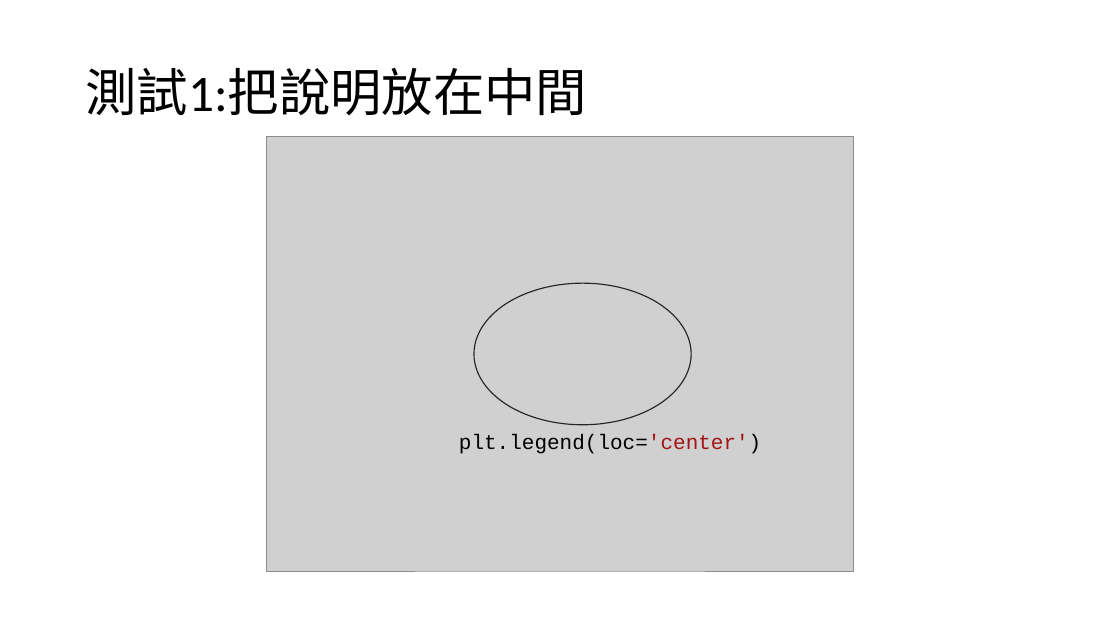
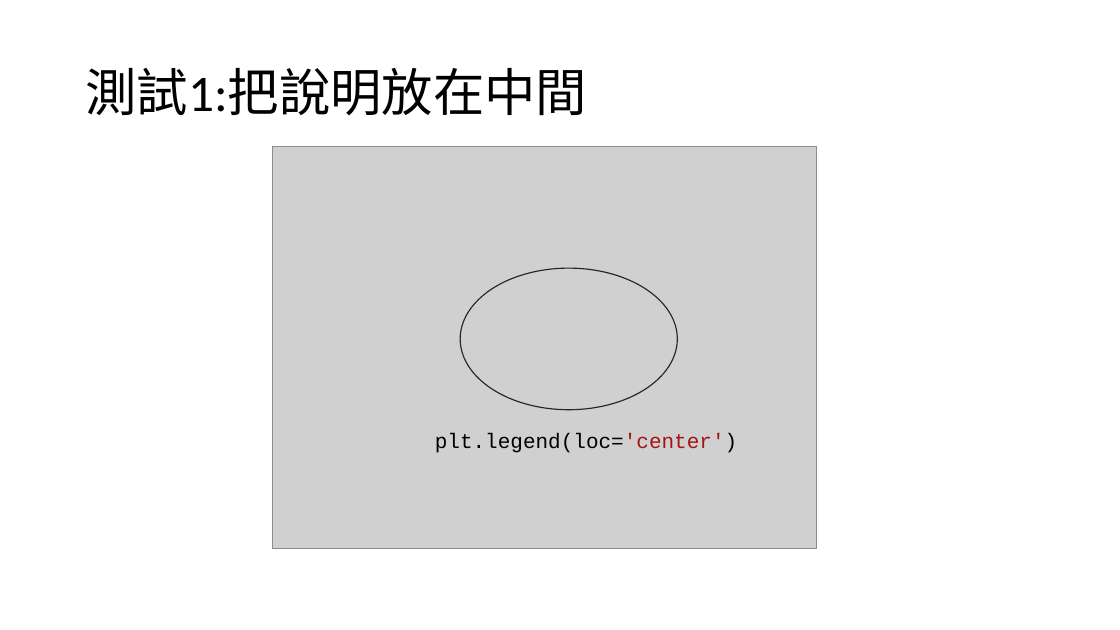
Before and after one commit to jon890613/Matplotlib, a slide deck: slide 6 of 簡報2.pptx. Drawn at 1120x630 pixels with LibreOffice and Linux fonts; fonts in the diff are those of the drawing; grey boxes stand for pictures. Boxes give left, top, right and bottom in pixels: in the first picture for what was removed or moved away, otherwise in the second. Text is boxed around its words. In the diff, an @@ line names an element or a change of style, - is before the commit and + after.

```diff
--- a/簡報2.pptx
+++ b/簡報2.pptx
@@ picture resized from (x1=266, y1=137, x2=854, y2=571) to (x1=272, y1=146, x2=817, y2=549) @@
@@ ellipse moved from (x1=474, y1=283, x2=691, y2=425) to (x1=460, y1=268, x2=678, y2=410) @@
@@ text "plt.legend(loc='center')" moved from (x1=459, y1=434, x2=761, y2=454) to (x1=435, y1=433, x2=737, y2=453) @@
```
Also in this commit, not shown: 1 other slide changed, 17 slides added, 1 slide removed.
